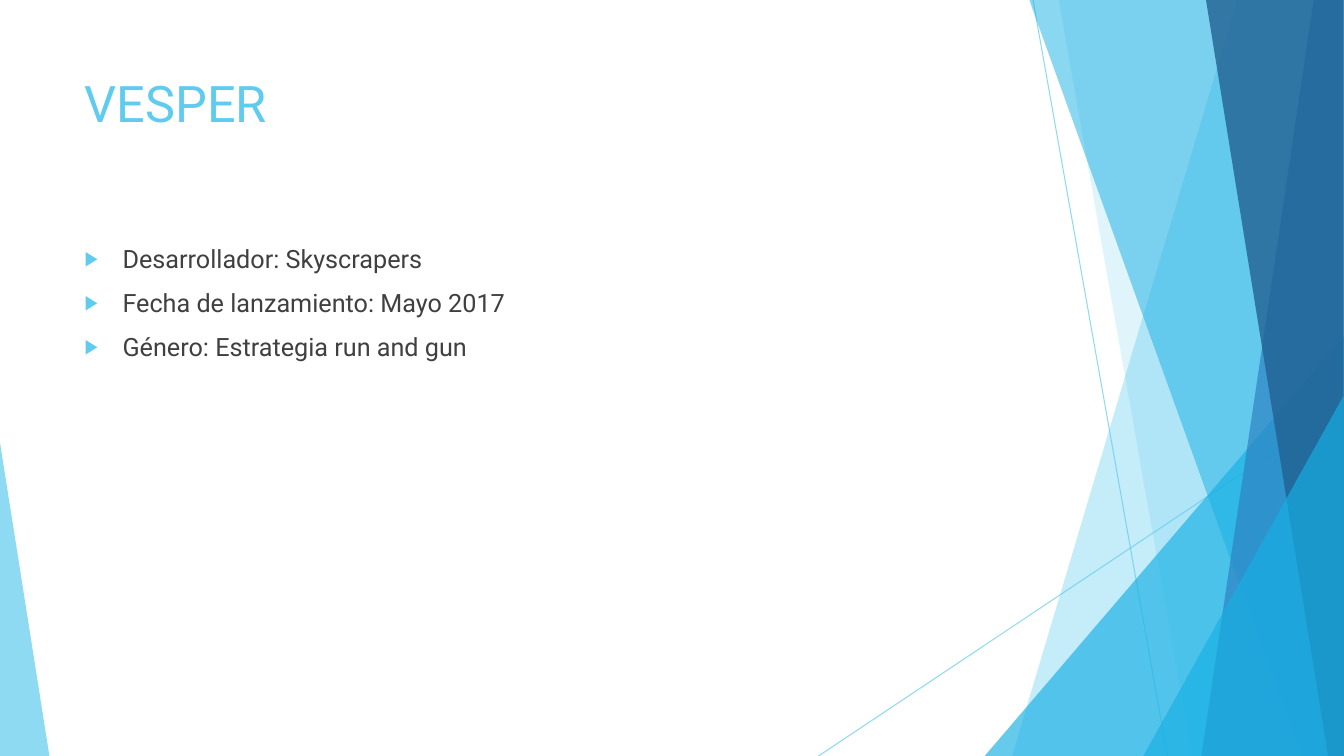
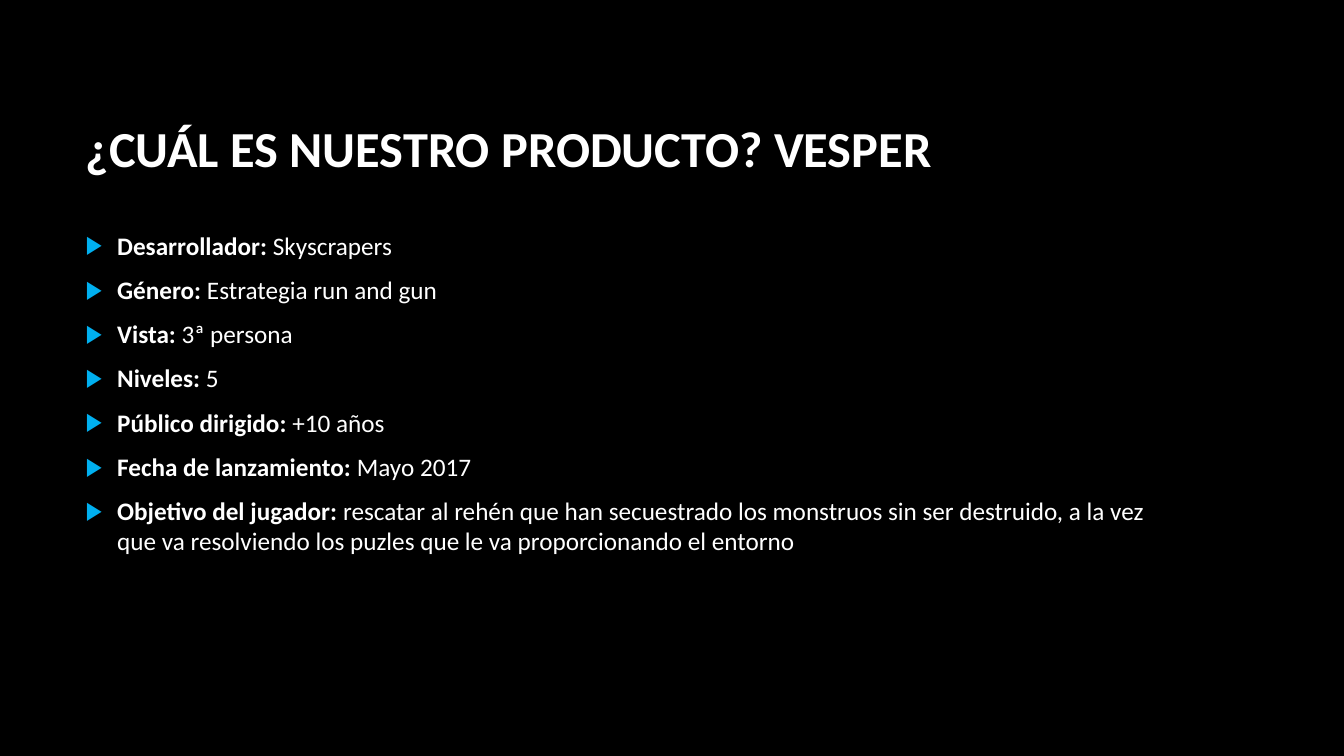
Before and after one commit to srivanov/Vesper, a slide deck: slide 3 of Documentos/PM/presentación_hito1.pptx (slide 4 before the commit). Drawn at 1344x756 pixels with LibreOffice and Linux fonts; fonts in the diff are those of the drawing; background and template pictures are left out. Boxes give left, top, right and bottom in pixels: in the first picture for what was removed or moved away, otherwise in the second. Text is boxed around its words. In the diff, an @@ line names an element or a change of style, - is before the commit and + after.

```diff
--- a/Documentos/PM/presentación_hito1.pptx
+++ b/Documentos/PM/presentación_hito1.pptx
@@ background #FFFFFF to picture (left out) @@
@@ title "¿CUÁL ES NUESTRO PRODUCTO? VESPER" at (86, 126, 931, 176): vertical alignment top to middle @@
@@ title at (86, 126, 931, 176): text changed; font Roboto to Calibri; text colour #5FCBEF to #FFFFFF; bold on @@
-VESPER
+¿CUÁL ES NUESTRO PRODUCTO? VESPER
@@ text "Desarrollador: Skyscrapers" at (117, 237, 1143, 554): vertical alignment top to middle @@
@@ text at (117, 237, 471, 480): font Roboto to Calibri, text colour #404040 to #FFFFFF in "Desarrollador: Skyscrapers", "Fecha de lanzamiento: Mayo 2017"; bold on in "Desarrollador:", "Fecha de lanzamiento:"; indent changed; bullet colour #5FCBEF to #00B0F0 @@
@@ text at (117, 281, 437, 437): paragraphs added @@
+▶ Género: Estrategia run and gun
+▶ Vista: 3ª persona
+▶ Niveles: 5
+▶ Público dirigido: +10 años
@@ group removed at (0, 0, 1344, 756): 5 freeform shapes, 3 triangles, 2 lines @@
@@ text at (117, 502, 1143, 554): text changed; font Roboto to Calibri; text colour #404040 to #FFFFFF @@
-▶ Género: Estrategia run and gun
+▶ Objetivo del jugador: rescatar al rehén que han secuestrado los monstruos sin ser destruido, a la vez que va resolviendo los puzles que le va proporcionando el entorno
```
Also in this commit, not shown: 3 other slides changed, 1 slide added, 1 other file.
